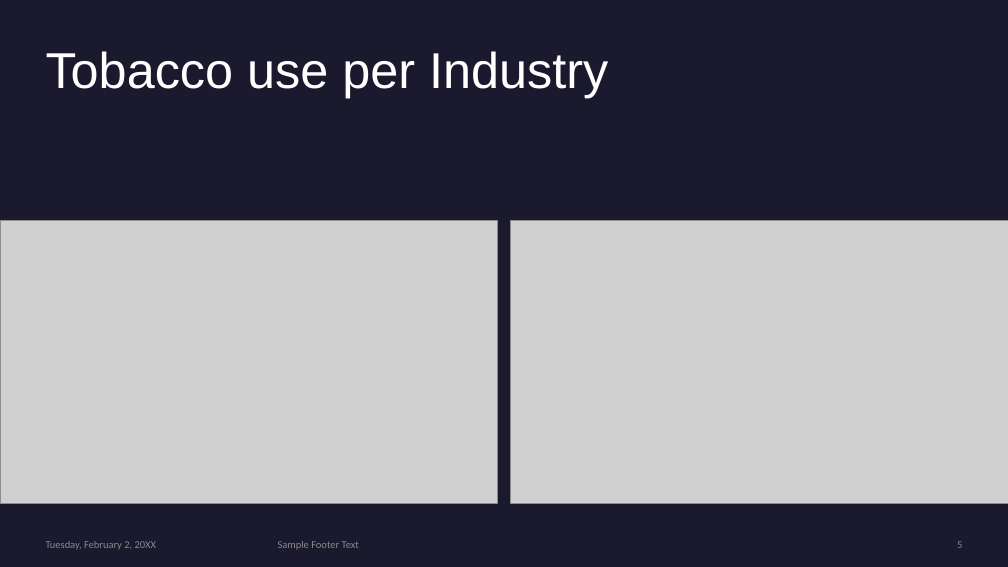
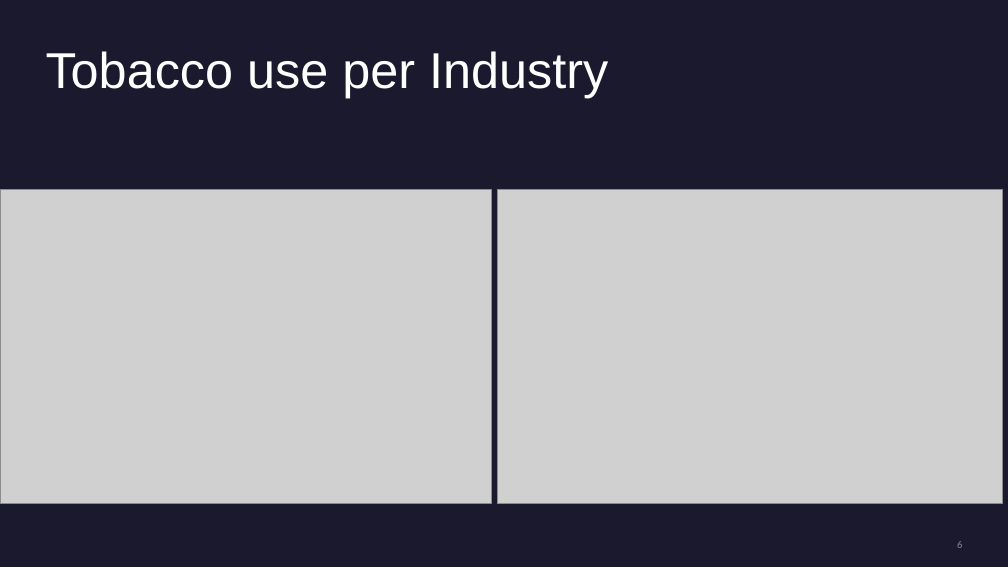
Before and after one commit to AKCase1993/Capstone-NSS-DA7, a slide deck: slide 6 of notebook/Tobacco.pptx (slide 5 before the commit). Drawn at 1008x567 pixels with LibreOffice and Linux fonts; fonts in the diff are those of the drawing; grey boxes stand for pictures. Boxes give left, top, right and bottom in pixels: in the first picture for what was removed or moved away, otherwise in the second. Text is boxed around its words. In the diff, an @@ line names an element or a change of style, - is before the commit and + after.

```diff
--- a/notebook/Tobacco.pptx
+++ b/notebook/Tobacco.pptx
@@ picture: place and size @@
-picture at <box>0,220,498,504</box>
+picture at <box>0,190,492,504</box>
@@ picture: place and size @@
-picture at <box>511,220,1008,504</box>
+picture at <box>498,190,1003,504</box>
@@ text removed at <box>46,541,157,550</box> @@
-Tuesday, February 2, 20XX
@@ text removed at <box>278,541,359,549</box> @@
-Sample Footer Text
```
Also in this commit, not shown: 5 other slides changed, 3 slides added, 1 slide removed.
